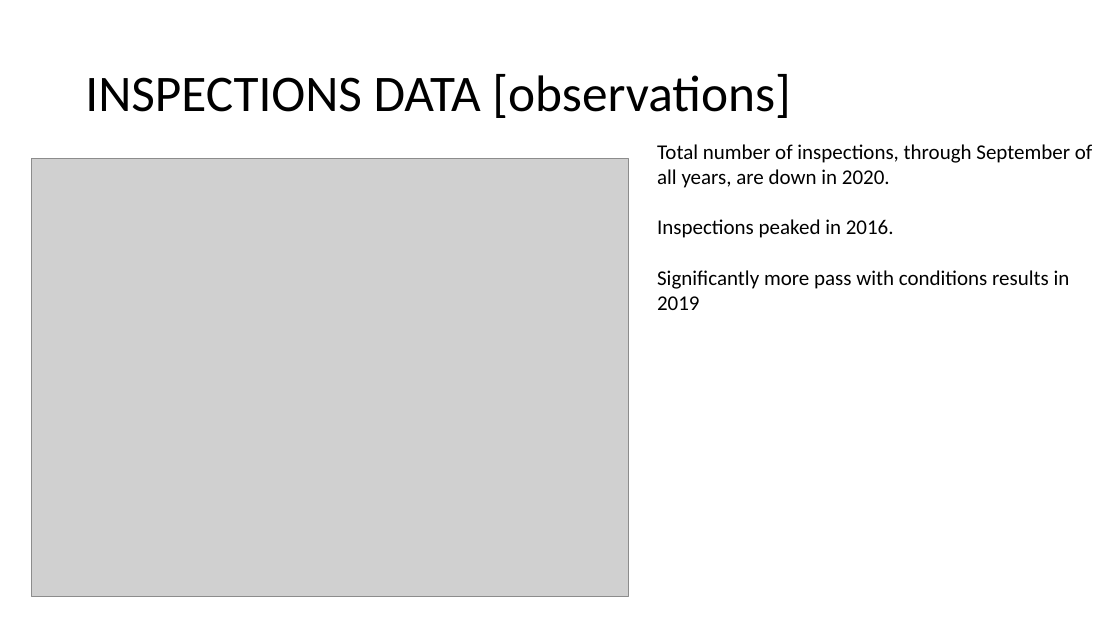
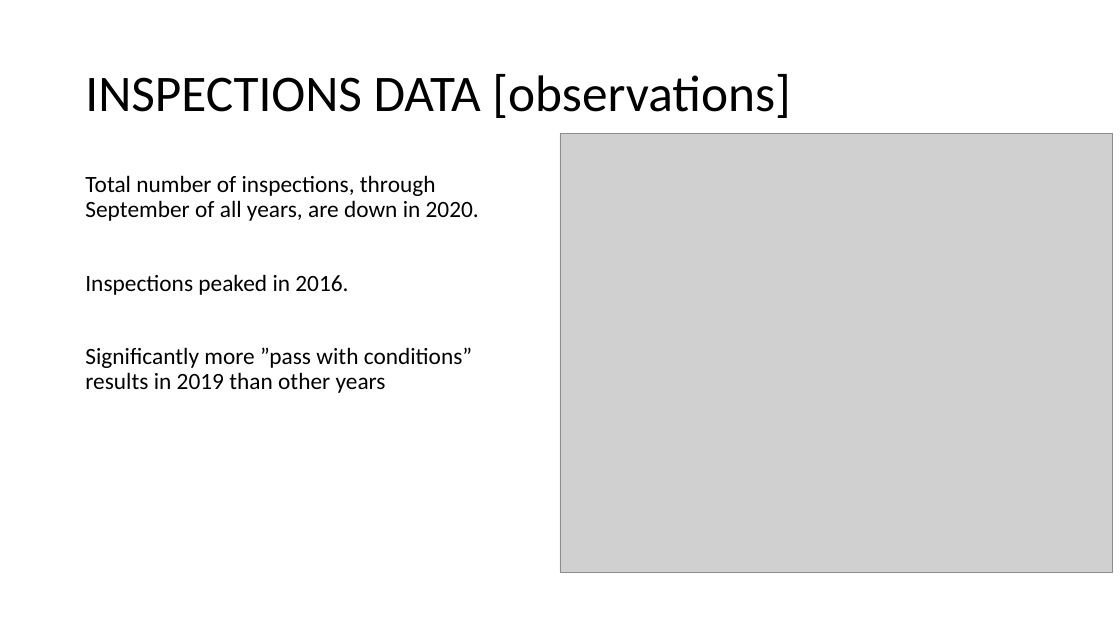
Before and after one commit to sstarkjr/NLP-food-safety-classification, a slide deck: slide 5 of Presentation.pptx (slide 9 before the commit). Drawn at 1120x630 pixels with LibreOffice and Linux fonts; fonts in the diff are those of the drawing; grey boxes stand for pictures. Boxes give left, top, right and bottom in pixels: in the first picture for what was removed or moved away, otherwise in the second. Text is boxed around its words. In the diff, an @@ line names an element or a change of style, - is before the commit and + after.

Commit message:
powerpoint updates

```diff
--- a/Presentation.pptx
+++ b/Presentation.pptx
@@ picture: place and size @@
-picture at <box>32,158,628,597</box>
+picture at <box>560,134,1113,572</box>
@@ text "Total number of inspections, through ...": place and size @@
-text "Total number of inspections, through ..." at <box>657,144,1092,310</box>
+text "Total number of inspections, through ..." at <box>85,175,479,393</box>
@@ text at <box>85,175,479,295</box>: size 18 to 20 pt in "Total number of inspections, through September of ...", "Inspections peaked in 2016."; line spacing 1 to 0.9; more space between paragraphs @@
@@ text at <box>85,347,472,393</box>: text changed; size 18 to 20 pt @@
-Significantly more pass with conditions results in 2019
+Significantly more ”pass with conditions” results in 2019 than other years
```
Also in this commit, not shown: 2 other slides changed, 2 slides added, 7 other files.
